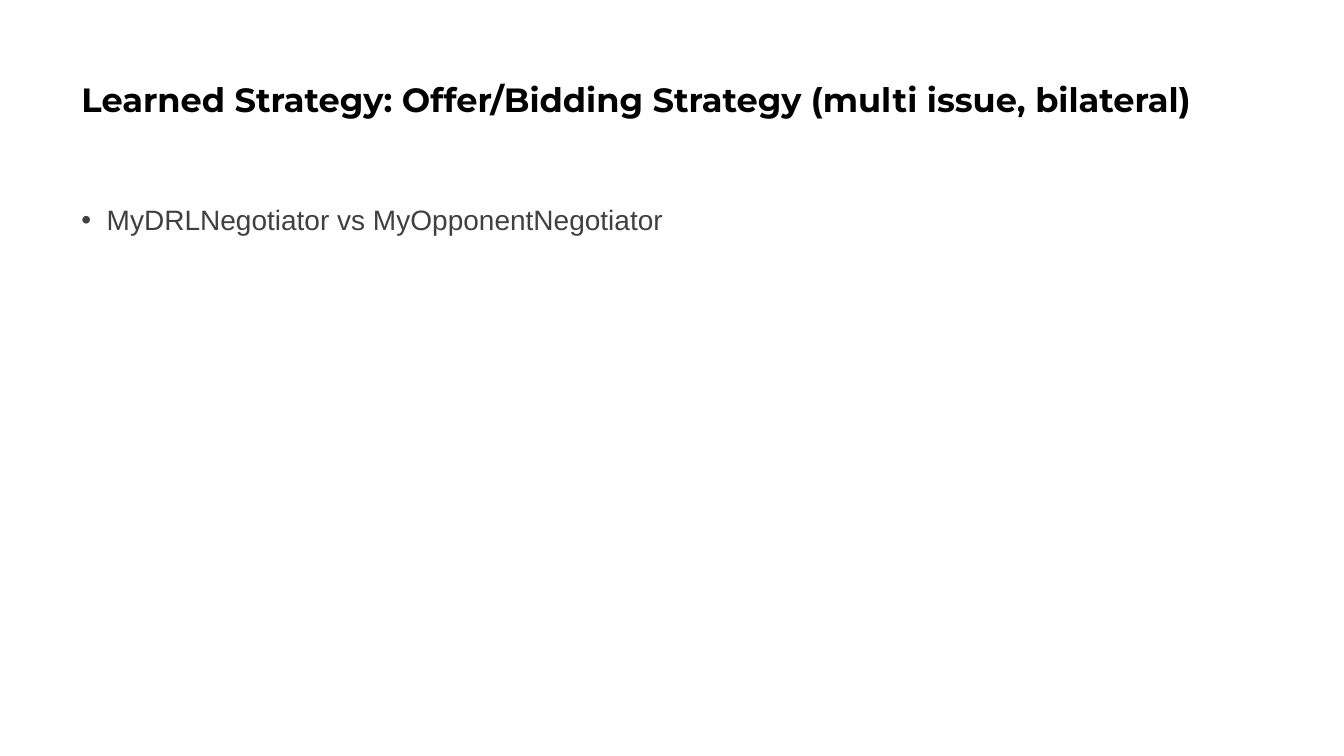
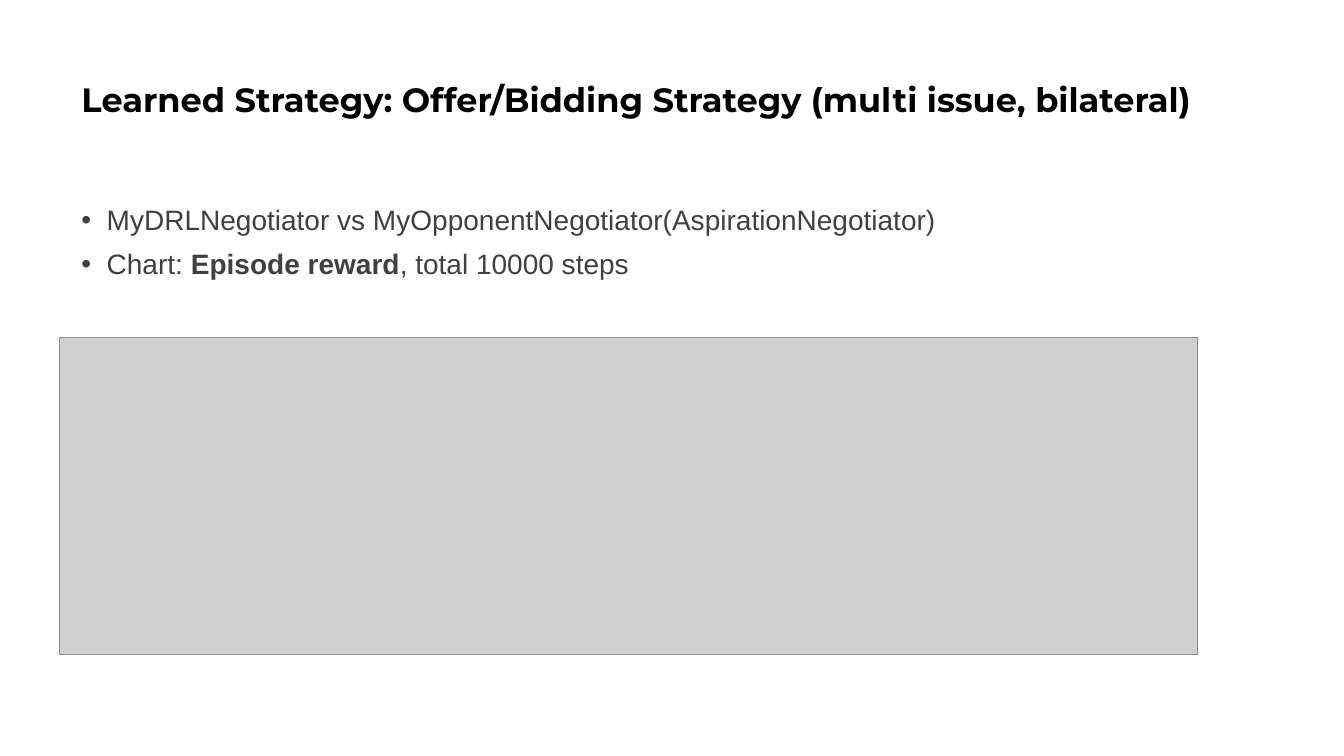
Before and after one commit to YueNing/summary_thesis, a slide deck: slide 8 of summary-2020-10a11/report.pptx. Drawn at 1344x756 pixels with LibreOffice and Linux fonts; fonts in the diff are those of the drawing; grey boxes stand for pictures; background and template pictures are left out. Boxes give left, top, right and bottom in pixels: in the first picture for what was removed or moved away, otherwise in the second. Text is boxed around its words. In the diff, an @@ line names an element or a change of style, - is before the commit and + after.

```diff
--- a/summary-2020-10a11/report.pptx
+++ b/summary-2020-10a11/report.pptx
@@ text at (107, 209, 935, 279): text changed @@
-• MyDRLNegotiator vs MyOpponentNegotiator
+• MyDRLNegotiator vs MyOpponentNegotiator(AspirationNegotiator)
+• Chart: Episode reward, total 10000 steps
@@ picture added at (59, 338, 1198, 655) @@
```
Also in this commit, not shown: 7 other slides changed, 2 slides added, 2 slides removed, 6 other files.
